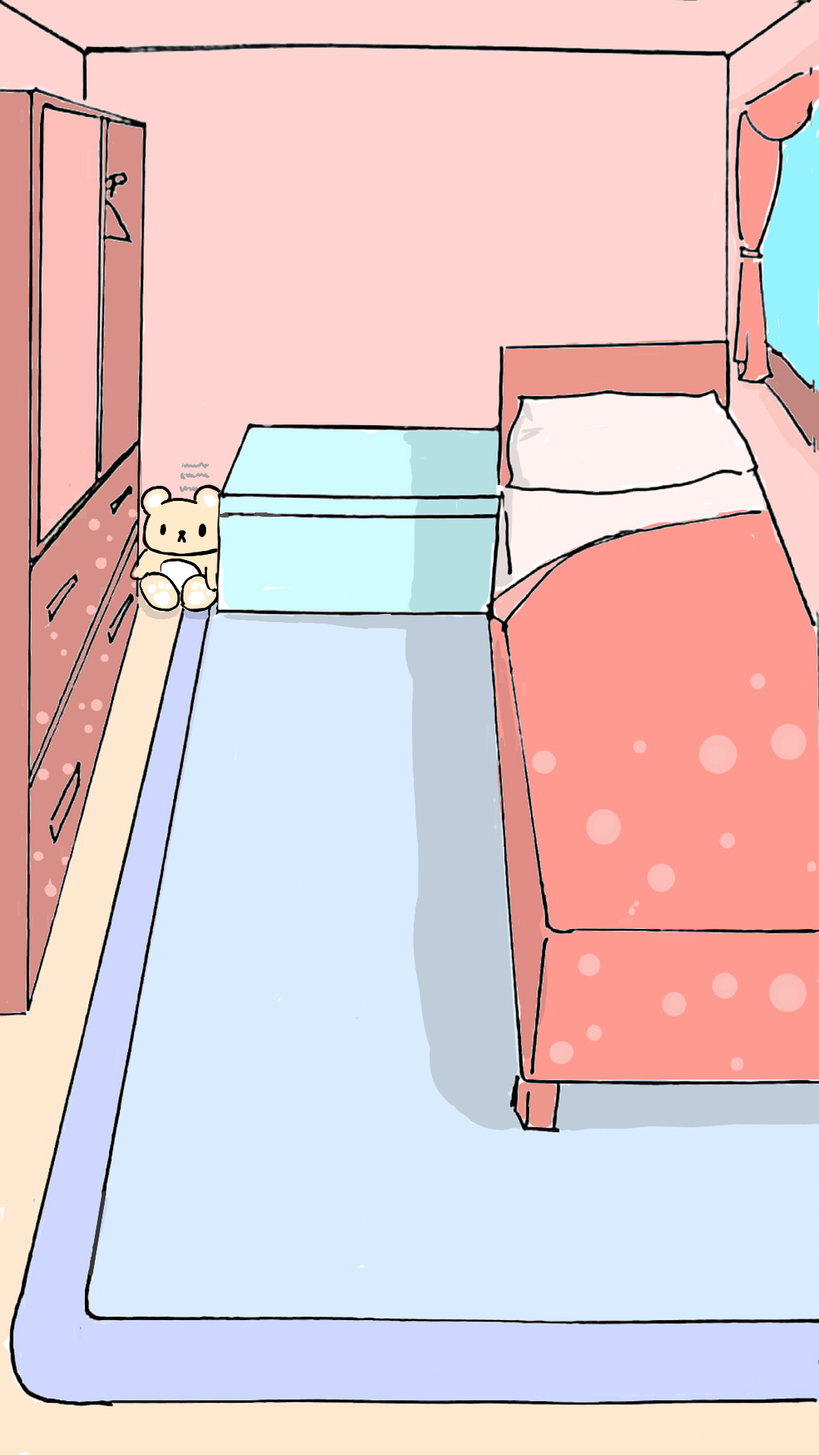
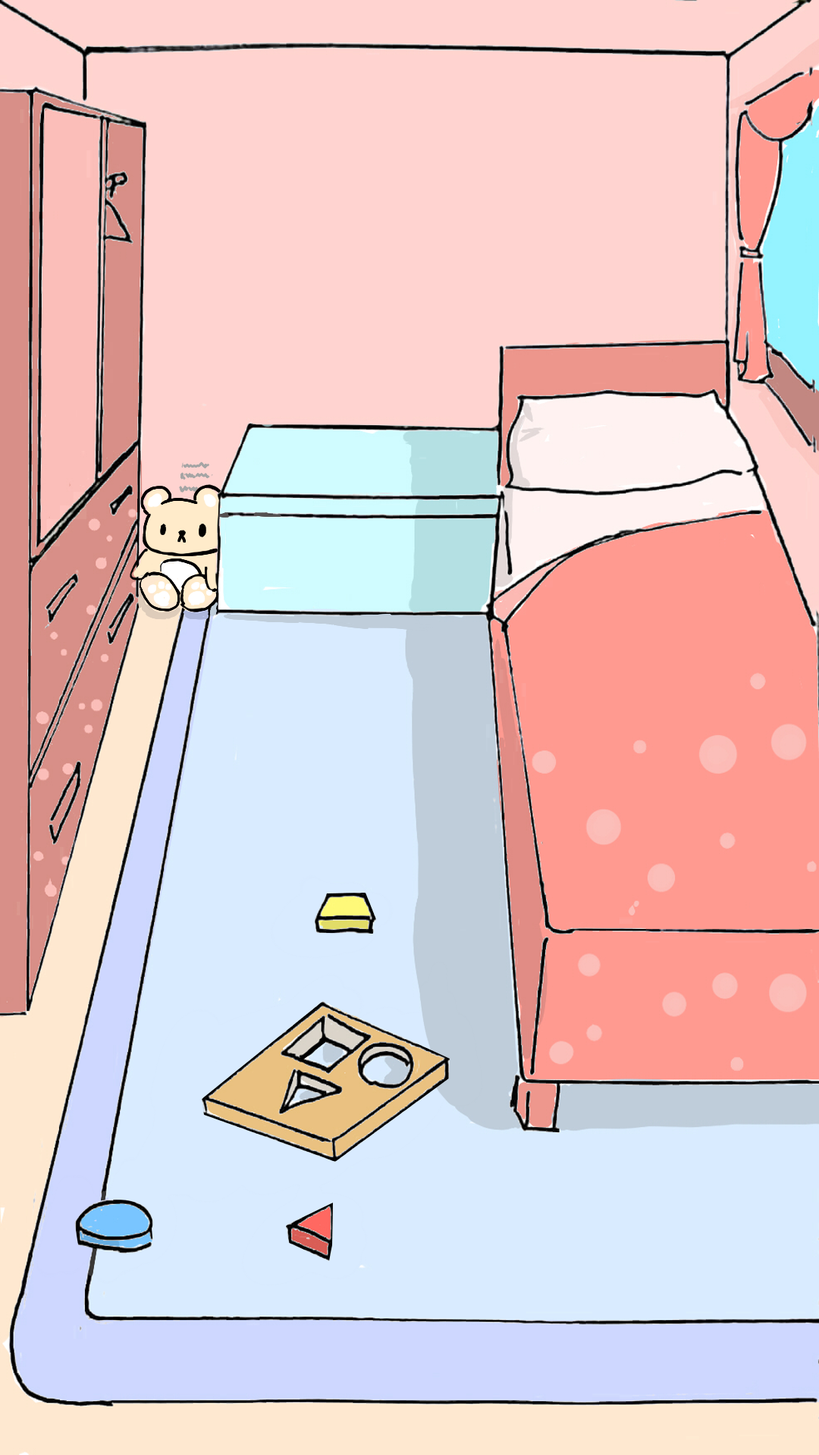
Two versions of the same layered image (819px x 1455px). Layer-by-layer changes:
added layer "圖層 5" above "圖層 4" over (314, 892, 376, 934)
added layer "圖層 4" above "圖層 3" over (285, 1202, 333, 1262)
added layer "圖層 3" above "圖層 2" over (74, 1199, 154, 1254)
added layer "圖層 2" above "圖層 1" over (314, 892, 376, 934)
added layer "圖層 1" above "圖層3" over (200, 1000, 450, 1162)
